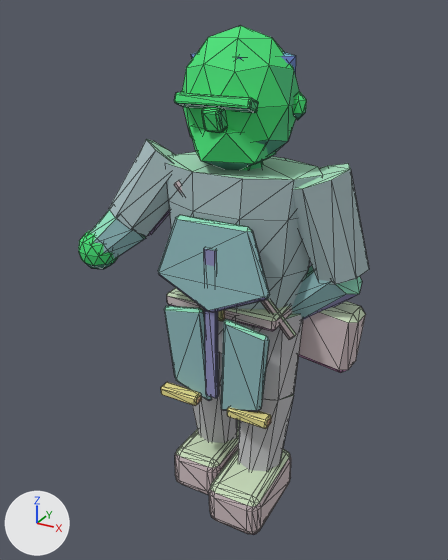
Renders of the glTF model assets/exports/npc/npc_merchant_up_l_v01.glb from each side of a commit.
Before and after are seen from a 50 mm camera at (1.094, -2.123, 2.138) aimed at (-0.056, -0.033, 1.093). Lighting does not change. The marker at lower left points along +X, +Y and +Z. The picture after the commit comes second. Mesh edges are drawn as thin lines. Vertices at exactly the same position are counted once.

The first picture shows 'GEO_npc_merchant_up_l_v01'.
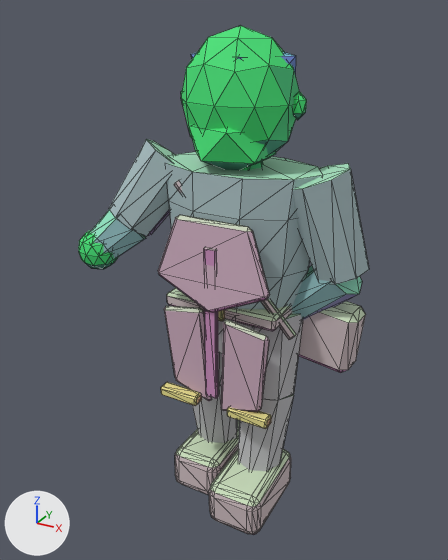
Diff of the bpy script that builds the scene:
```diff
--- a/assets/exports/npc/npc_merchant_up_l_v01.glb.py
+++ b/assets/exports/npc/npc_merchant_up_l_v01.glb.py
@@ me_geo_npc_merchant_up_l_v01 @@
 # used by ob_geo_npc_merchant_up_l_v01; location = (0.0, 0.0, 0.0)
-me_geo_npc_merchant_up_l_v01.from_pydata(...)  # 940 vertices, 1748 faces; spans x -0.65..0.53, y -0.35..0.23, z 0.0..2.08
+me_geo_npc_merchant_up_l_v01.from_pydata(...)  # 828 vertices, 1532 faces; spans x -0.65..0.53, y -0.35..0.23, z 0.0..2.08
+# me_geo_npc_merchant_up_l_v01 part 1: the loose piece of 56 vertices spanning x -0.15..0.15, y -0.23..-0.16, z 1.81..1.86 is deleted
+# me_geo_npc_merchant_up_l_v01 part 2: the loose piece of 56 vertices spanning x -0.04..0.04, y -0.24..-0.16, z 1.74..1.83 is deleted
+# me_geo_npc_merchant_up_l_v01 part 3: 188 kept faces spanning x -0.25..0.25, y -0.26..-0.17, z 0.59..1.42 get new vertex colours
 me_geo_npc_merchant_up_l_v01.materials.append(mat_mat_npc_indexed)
```

Pixel boxes (x1, y1, x2, y2) of what changed, in the pictures (448 x 560 px):
part 1 of me_geo_npc_merchant_up_l_v01, deleted (green): before (174, 92, 258, 113)
part 2 of me_geo_npc_merchant_up_l_v01, deleted (green): before (202, 107, 226, 133)
part 3 of me_geo_npc_merchant_up_l_v01, recoloured (cyan to grey): (158, 215, 269, 412) in both
